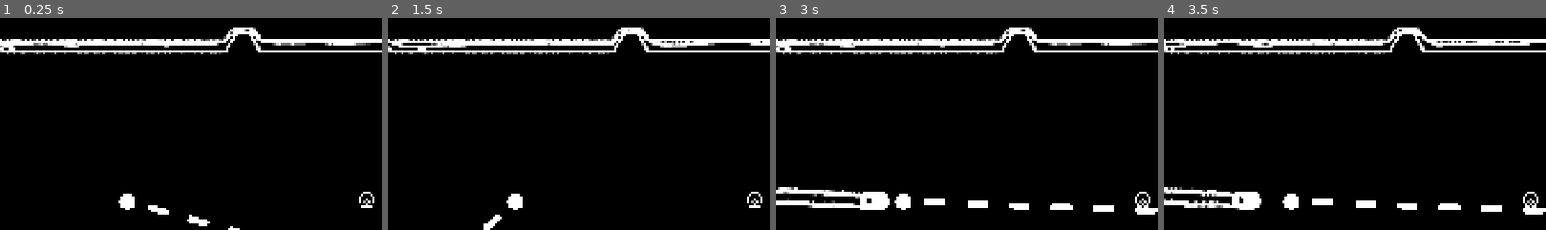
Above: before the commit, frames 1-4 (left to right).
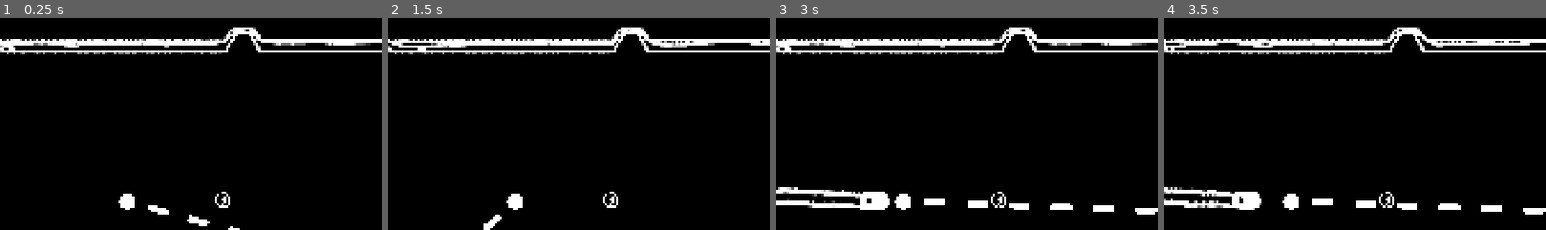
Above: after the commit, the same moments.

Repository: Muirotidua/IMGD1001-Project
Game: Godot game, scene res://scenes/levels/level5.tscn
Same seed, same stepped clock (60 frames per second), same inputs: the game is played once before the commit and once after it. This scene is started directly instead of the project's main scene.
Inputs (mouse positions are % of the whole screen's width and height, from its top left):
- Up to frame 1 (0.25 s): no input
- Up to frame 2 (1.5 s): click (7, 90) at 0.5 s; click (7, 90) at 1.25 s
- Up to frame 3 (3 s): click (7, 90) at 2 s; move the mouse to (72, 46) at 2.77 s; hold Space (ball_hit) from 2.78 s (still down)
- Up to frame 4 (3.5 s): keep holding Space (ball_hit)
The pictures show only the part of the screen within x 19-69%, y 0-50%; the shares and areas given below are measured in that part.

The runs differ from the first frame. In frame 1, 0.3% of the frame differs, in the area x 56-98%, y 81-90%; in frame 2, 0.3%; in frame 3, 0.3%; in frame 4, 0.3%.

Commit message:
Spelling
-Impluse to impulse

Diff:
--- a/scenes/levels/level5.tscn
+++ b/scenes/levels/level5.tscn
@@ -120,7 +120,7 @@
 position = Vector2(678, 461)
 
 [node name="Ball" parent="." instance=ExtResource("14_vyr3h")]
-position = Vector2(1279, 458)
+position = Vector2(918, 458)
 
 [connection signal="pressed" from="Buttons/PausedButton" to="." method="_on_paused_button_pressed"]
 [connection signal="pressed" from="Buttons/SwapBallButton" to="." method="_on_swap_ball_button_pressed"]
--- a/scripts/balls/cue_ball.gd
+++ b/scripts/balls/cue_ball.gd
@@ -2,7 +2,7 @@
 
 # Launch Multiplier
 @export var lm: float = 20
-@export var impluse_multiplier: float = 40
+@export var impulse_multiplier: float = 40
 @export var rapid_fire: bool = false
 @export var infinite_shots: bool = false
 @export var charge_rate = 40
@@ -106,7 +106,7 @@
 		for ball in balls:
 			if (ball is PoolBall || ball is EightBall):
 				var impulse = ball.position-position
-				ball.apply_impulse(impulse*impluse_multiplier)
+				ball.apply_impulse(impulse*impulse_multiplier)
 
 func switch_type():
 	if (ball_type == BallType.NORMAL):
